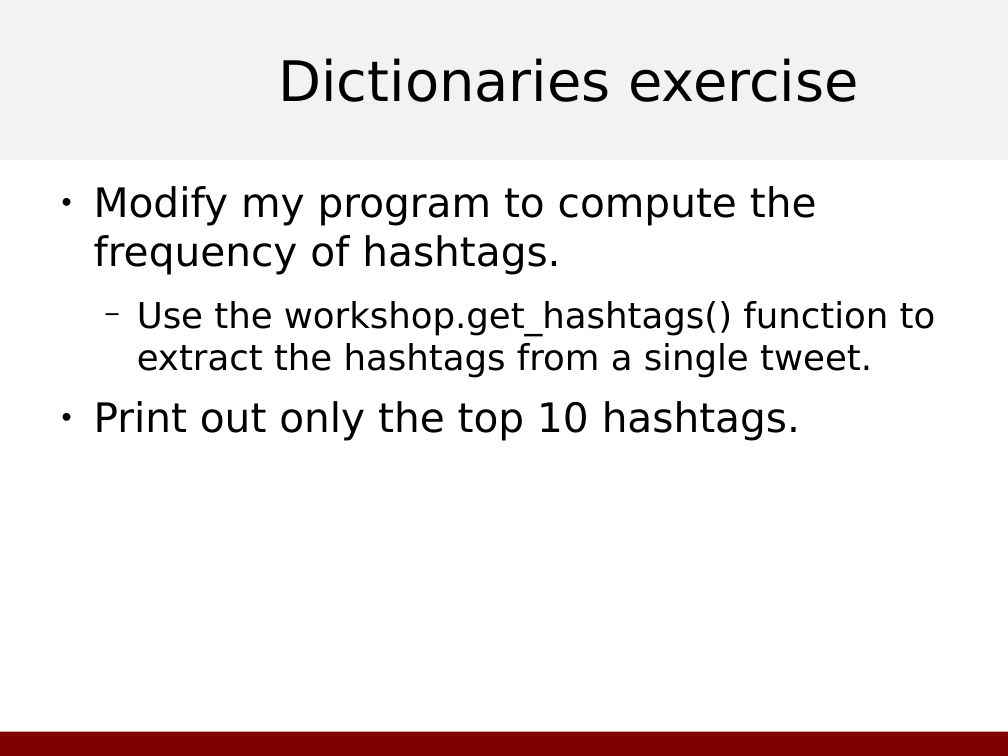
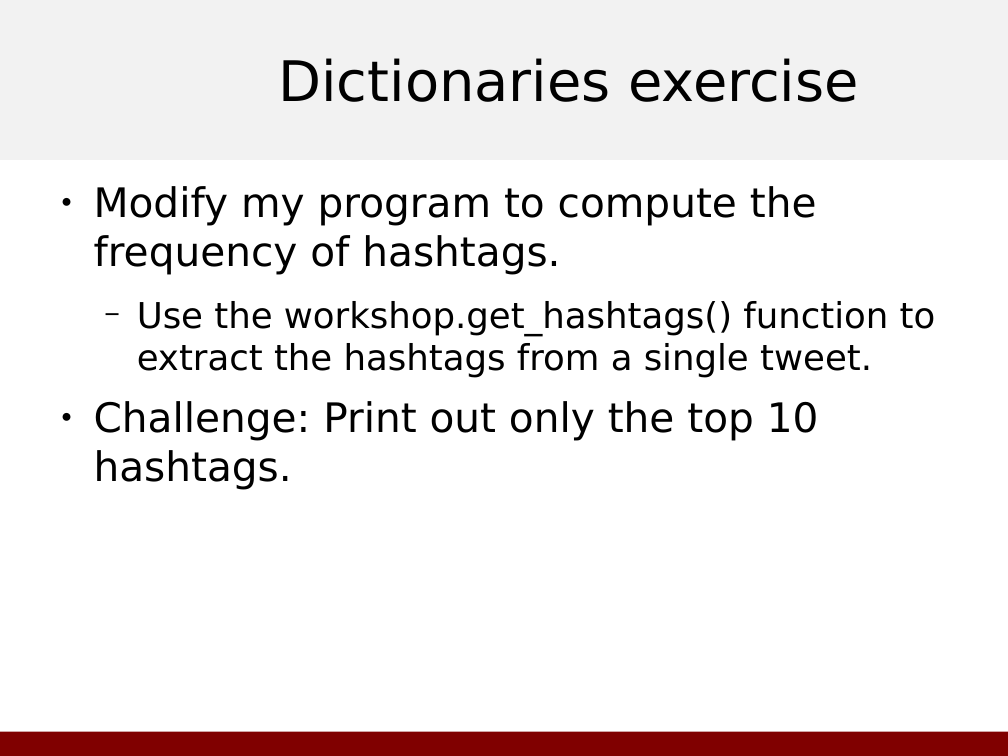
Before and after one commit to hack-at-uchicago/python-workshop, a slide deck: slide 16 of doc/slides.odp. Drawn at 1008x756 pixels with LibreOffice and Linux fonts; fonts in the diff are those of the drawing; background and template pictures are left out. Boxes give left, top, right and bottom in pixels: in the first picture for what was removed or moved away, otherwise in the second. Text is boxed around its words. In the diff, an @@ line names an element or a change of style, - is before the commit and + after.

```diff
--- a/doc/slides.odp
+++ b/doc/slides.odp
@@ text at (94,401,819,490): text changed @@
-● Print out only the top 10 hashtags.
+● Challenge: Print out only the top 10 hashtags.
```
Also in this commit, not shown: 2 other slides changed.
